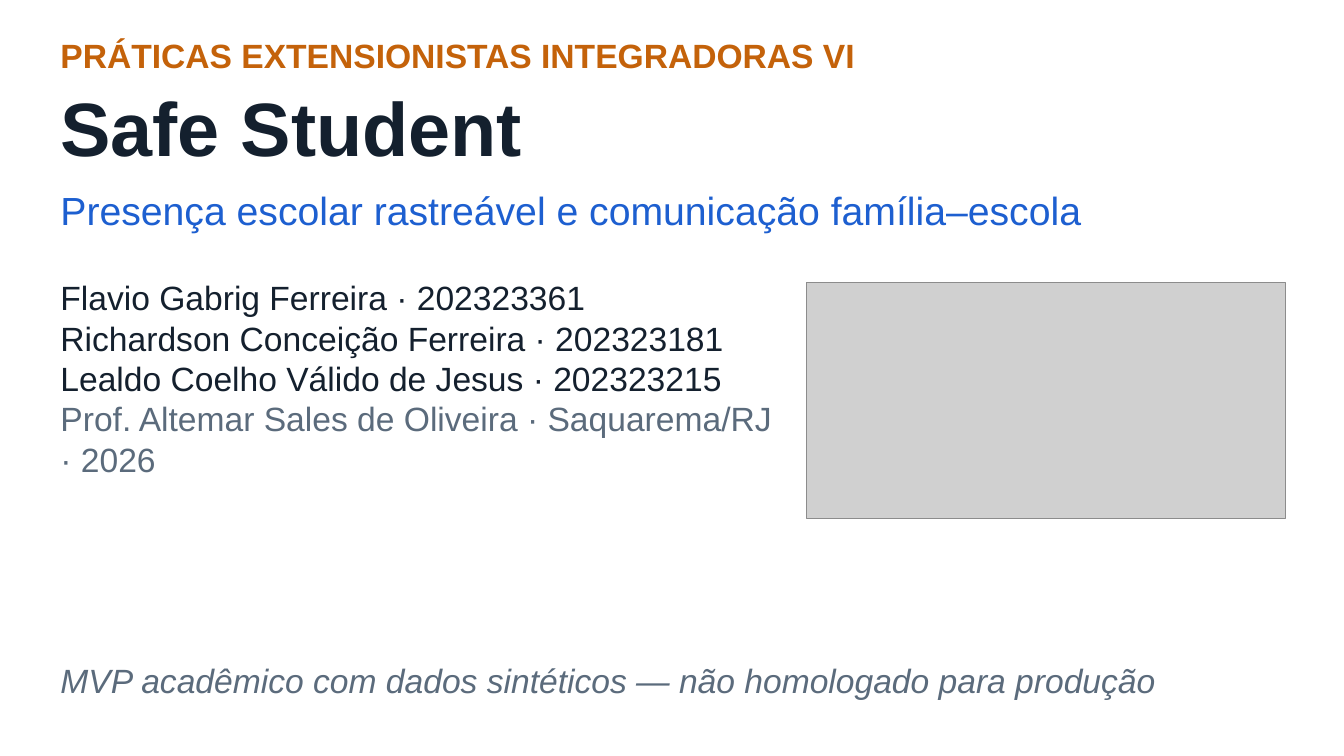
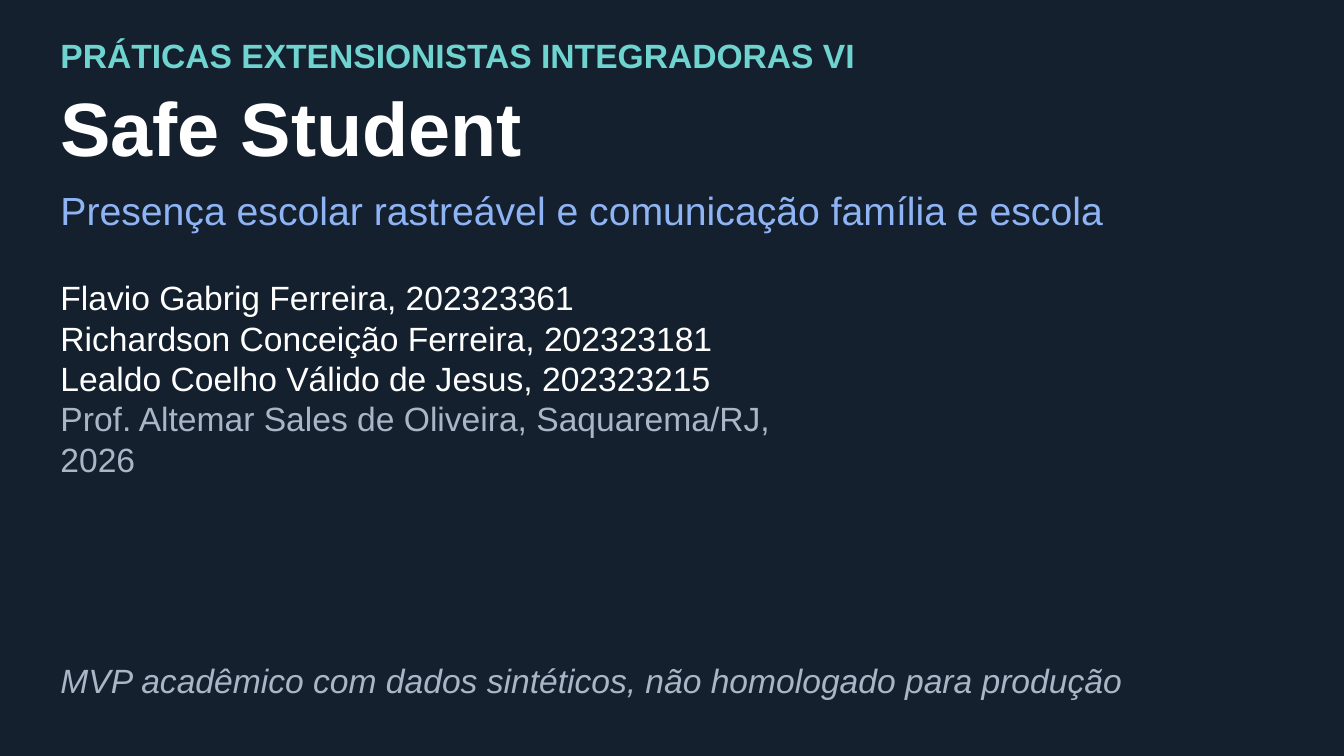
Before and after one commit to richaferreira/Safe_Student, a slide deck: slide 1 of slides/08_Apresentacao_Final_Safe_Student.pptx. Drawn at 1344x756 pixels with LibreOffice and Linux fonts; fonts in the diff are those of the drawing; grey boxes stand for pictures; background and template pictures are left out. Boxes give left, top, right and bottom in pixels: in the first picture for what was removed or moved away, otherwise in the second. Text is boxed around its words. In the diff, an @@ line names an element or a change of style, - is before the commit and + after.

```diff
--- a/slides/08_Apresentacao_Final_Safe_Student.pptx
+++ b/slides/08_Apresentacao_Final_Safe_Student.pptx
@@ background #FFFFFF to picture (left out) @@
@@ text "PRÁTICAS EXTENSIONISTAS INTEGRADORAS VI" at (60, 41, 855, 69): text colour #C4620A to #6FD3D0 @@
@@ text "Safe Student" at (60, 101, 522, 157): text colour #14202E to #FFFFFF @@
@@ text at (60, 196, 1103, 233): text changed; text colour #1D5FD0 to #8FB4F5 @@
-Presença escolar rastreável e comunicação família–escola
+Presença escolar rastreável e comunicação família e escola
@@ text at (60, 285, 769, 473): text changed; text colour #14202E to #FFFFFF @@
-Flavio Gabrig Ferreira · 202323361
-Richardson Conceição Ferreira · 202323181
-Lealdo Coelho Válido de Jesus · 202323215
-Prof. Altemar Sales de Oliveira · Saquarema/RJ · 2026
+Flavio Gabrig Ferreira, 202323361
+Richardson Conceição Ferreira, 202323181
+Lealdo Coelho Válido de Jesus, 202323215
+Prof. Altemar Sales de Oliveira, Saquarema/RJ, 2026
@@ picture removed at (807, 282, 1286, 518) @@
@@ text at (60, 668, 1122, 700): text changed; text colour #5B6B7C to #A9B6C6 @@
-MVP acadêmico com dados sintéticos — não homologado para produção
+MVP acadêmico com dados sintéticos, não homologado para produção
```
Also in this commit, not shown: 16 other slides changed, 2 other files.
